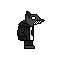
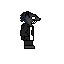
Comparing the layer stacks of the two 64 x 64 images. Changes:
added group "Group 4" with 3 layers above "Background" over [17, 12, 45, 43]
moved "Paint Layer 1" into group "Group 4", painted on it over [17, 12, 45, 43]
moved "Paint Layer 3" into group "Group 4", painted on it over [17, 12, 45, 43]
moved "Paint Layer 2" into group "Group 4", painted on it over [17, 12, 45, 43]
